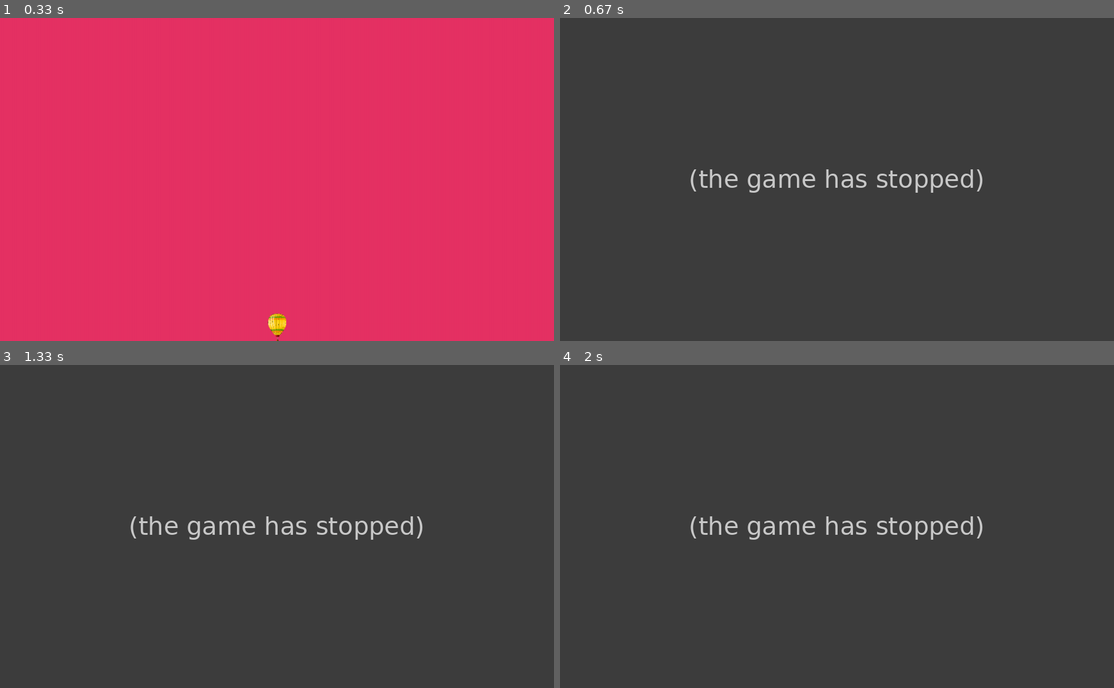
Above: before the commit, frames 1-4 (two rows, left to right).
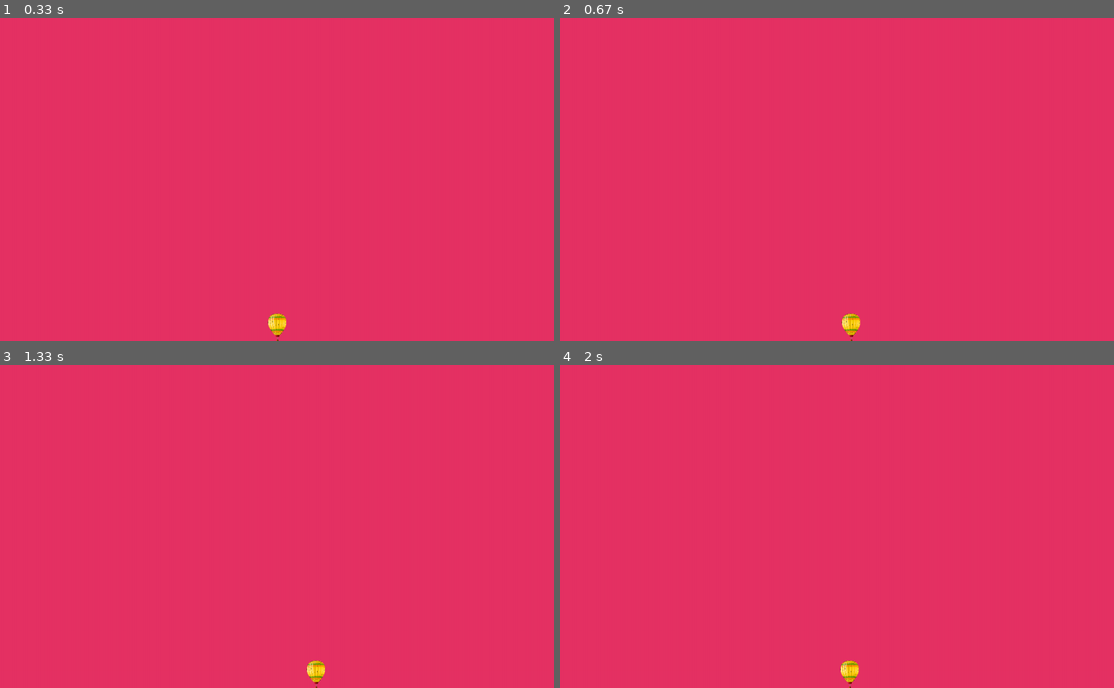
Above: after the commit, the same moments.

Repository: liuxinrui1997/pygame_alien
Game: pygame game, started from alien_invasion.py
Two runs of this game, one before a commit and one after it. Both use one fixed random seed, a clock stepped at 60 frames per second and the inputs below.
Inputs:
- Up to frame 1 (0.33 s): no input
- Up to frame 2 (0.67 s): hold Right from 0.33 s (still down)
- Up to frame 3 (1.33 s): release Right at 0.8 s; hold Right 0.83-1.3 s
- Up to frame 4 (2 s): hold Left 1.33-1.87 s; hold Left from 1.9 s (still down)

Frame 1 is identical in both runs. In frame 2, 100% of the frame differs, in the area x 0-100%, y 0-100%; in frame 3, 100%; in frame 4, 100%.
Error before the commit: AttributeError: 'Settings' object has no attribute 'ship_speed_factor' (ship.py line 30); the game stopped at 0.33 s (later frames are placeholders)

Commit message:
FIX BUGS

Diff:
--- a/game_function.py
+++ b/game_function.py
@@ -1,24 +1,28 @@
 import sys
 import pygame
+
+def check_keydown_events(event, ship):
+	if event.key == pygame.K_RIGHT:
+		ship.moving_right = True
+	elif event.key == pygame.K_LEFT:
+		ship.moving_left = True
+
+def check_keyup_events(event, ship):
+	if event.key == pygame.K_RIGHT:
+		ship.moving_right = False
+	elif event.key == pygame.K_LEFT:
+		ship.moving_left = False
+
 def check_events(ship):
 	#响应案件和鼠标事件
 	for event in pygame.event.get():
-			if event.type == pygame.QUIT:
-				sys.exit()
+		if event.type == pygame.QUIT:
+			sys.exit()
+		elif event.type == pygame.KEYDOWN:
+			check_keydown_events(event, ship)
+		elif event.type == pygame.KEYUP:
+			check_keyup_events(event, ship)
 
-			elif event.type == pygame.KEYDOWN:
-				if event.key == pygame.K_RIGHT:
-					ship.rect.centerx += 1
-					ship.moving_right = True
-				elif event.key == pygame.K_LEFT:
-					ship.rect.centerx += 1
-					ship.moving_left = True
-
-			elif event.type == pygame.KEYUP:
-				if event.key == pygame.K_RIGHT:
-					ship.moving_right = False
-				elif event.key == pygame.K_LEFT:
-					ship.moving_left = False
 
 def update_screen(ai_settings, ship, screen):
 	#每次循环都绘制屏幕
--- a/settings.py
+++ b/settings.py
@@ -7,3 +7,5 @@
 		self.screen_width = 1200
 		self.screen_height = 700
 		self.bg_color = (230, 50, 100)
+
+		self.ship_speed_factor = 1.5
--- a/ship.py
+++ b/ship.py
@@ -28,8 +28,10 @@
 	def update(self):
 		if self.moving_right and self.rect.right < self.screen_rect.right:
 			self.center += self.ai_settings.ship_speed_factor
-		if self.moving_left and self.rect.left < self.screen_rect.left:
+		if self.moving_left and self.rect.left > 0:
 			self.center -= self.ai_settings.ship_speed_factor
+
+		self.rect.centerx = self.center
 
 	def blitme(self):
 		self.screen.blit(self.image, self.rect)
